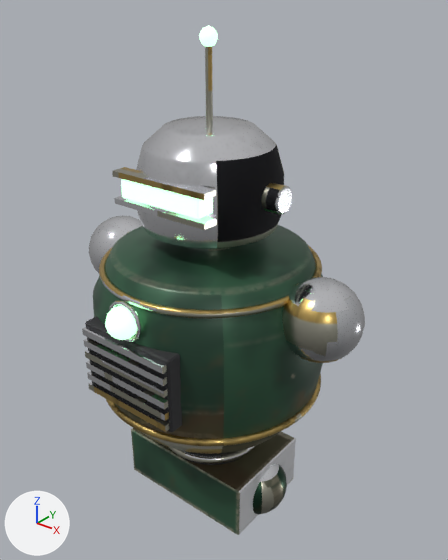
Before and after pictures for a commit that changed the glTF model assets/robots/sentry_body.glb.
Both versions are drawn from a camera (50 mm lens) standing at (1.42, -1.693, 1.973) and looking at (0.032, 0.043, 0.897). The axes (+X, +Y, +Z) are drawn at lower left. The lights are the same throughout. The picture after the commit comes second. Vertices at exactly the same position are counted once.

Objects in the first picture: 'sentry_body'.
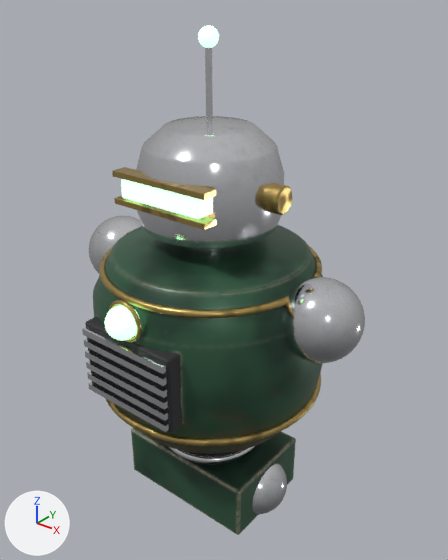
Where the change shows, as pixel boxes [x1, y1, x2, y2] in the pictures (448 x 560 px):
part 1 of me_sentry_body, built on
    both: [89, 116, 365, 514]
part 2 of me_sentry_body, built on
    before: [199, 28, 218, 47]
    after: [198, 25, 219, 48]
part 3 of me_sentry_body, surface changed
    both: [85, 48, 323, 534]

The change, as a list of edits to the scene's bpy script:
```text
Change me_sentry_body:
    used by ob_sentry_body; location = (0.0, 0.0, 0.0)
    remove me_sentry_body.from_pydata(...)  # 6342 vertices, 12512 faces; spans x -0.65..0.65, y -0.53..0.51, z -0.13..1.84
    add me_sentry_body.from_pydata(...)  # 19698 vertices, 39224 faces; spans x -0.65..0.65, y -0.53..0.51, z -0.13..1.84
    me_sentry_body part 1: 596 vertices moved within x -0.56..0.56, y -0.51..0.43, z -0.13..1.43; 1371 vertices removed from x -0.64..0.64, y -0.5..0.43, z -0.13..1.51; 14195 vertices added at x -0.65..0.65, y -0.53..0.46, z -0.13..1.51
    me_sentry_body part 2: 34 vertices moved within x -0.03..0.03, y -0.03..0.03, z 1.77..1.82; 16 vertices removed from x -0.02..0.02, y -0.02..0.02, z 1.78..1.82; 548 vertices added at x -0.04..0.04, y -0.04..0.04, z 1.77..1.83
    me_sentry_body part 3: 2367 kept faces spanning x -0.47..0.47, y -0.49..0.51, z -0.1..1.78 get new texture (UV) coordinates
```
